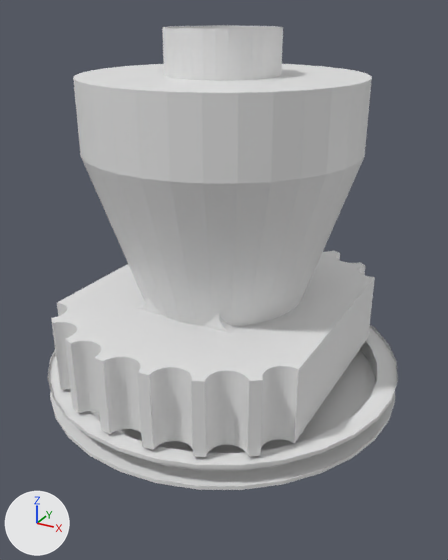
An edit to the Blender file MerlinEngine1D.blend, drawn before and after from the same camera.
Camera for both pictures: a camera (50 mm lens) standing at (2.16, -3.91, 2.04) and looking at (-0.04, 0.09, 0.05). The axes (+X, +Y, +Z) are drawn at lower left. The lights are the same throughout. The same objects are shown in both versions, whatever each file hides.

Names of what the first picture shows: 'PintleInjector', 'TopChamber'.
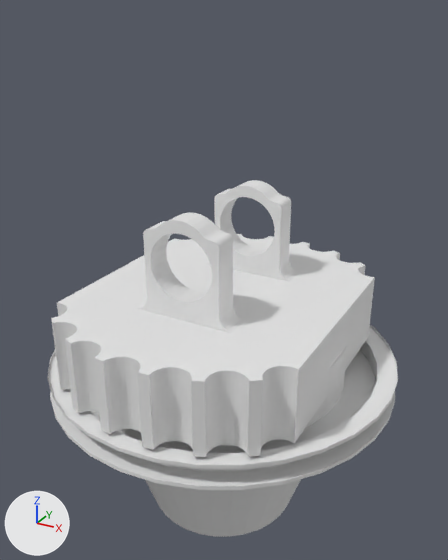
The change in detail:
Object 'PintleInjector' (ob_pintleinjector) moves from (0.0, 0.0, 0.0) to (0.0, 0.0, -1.944).

Changed parts and their boxes (x1, y1, x2, y2) in the pictures (448 x 560 px):
'PintleInjector', moved
    before: (73, 25, 372, 326)
    after: (145, 346, 347, 537)
